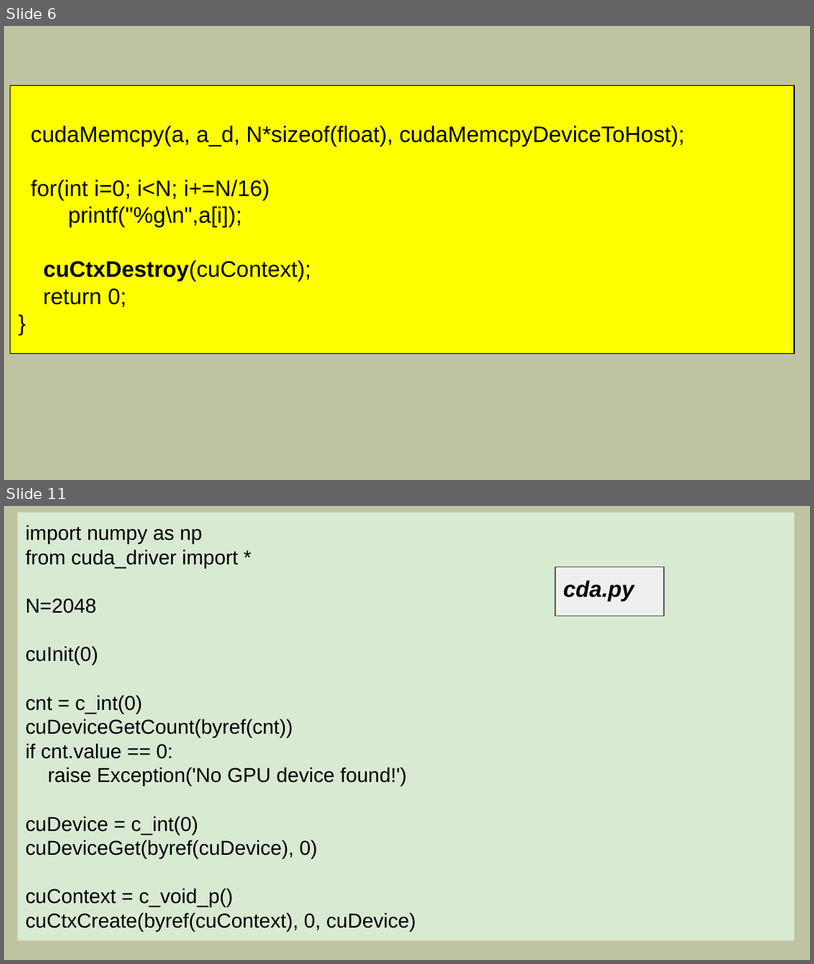
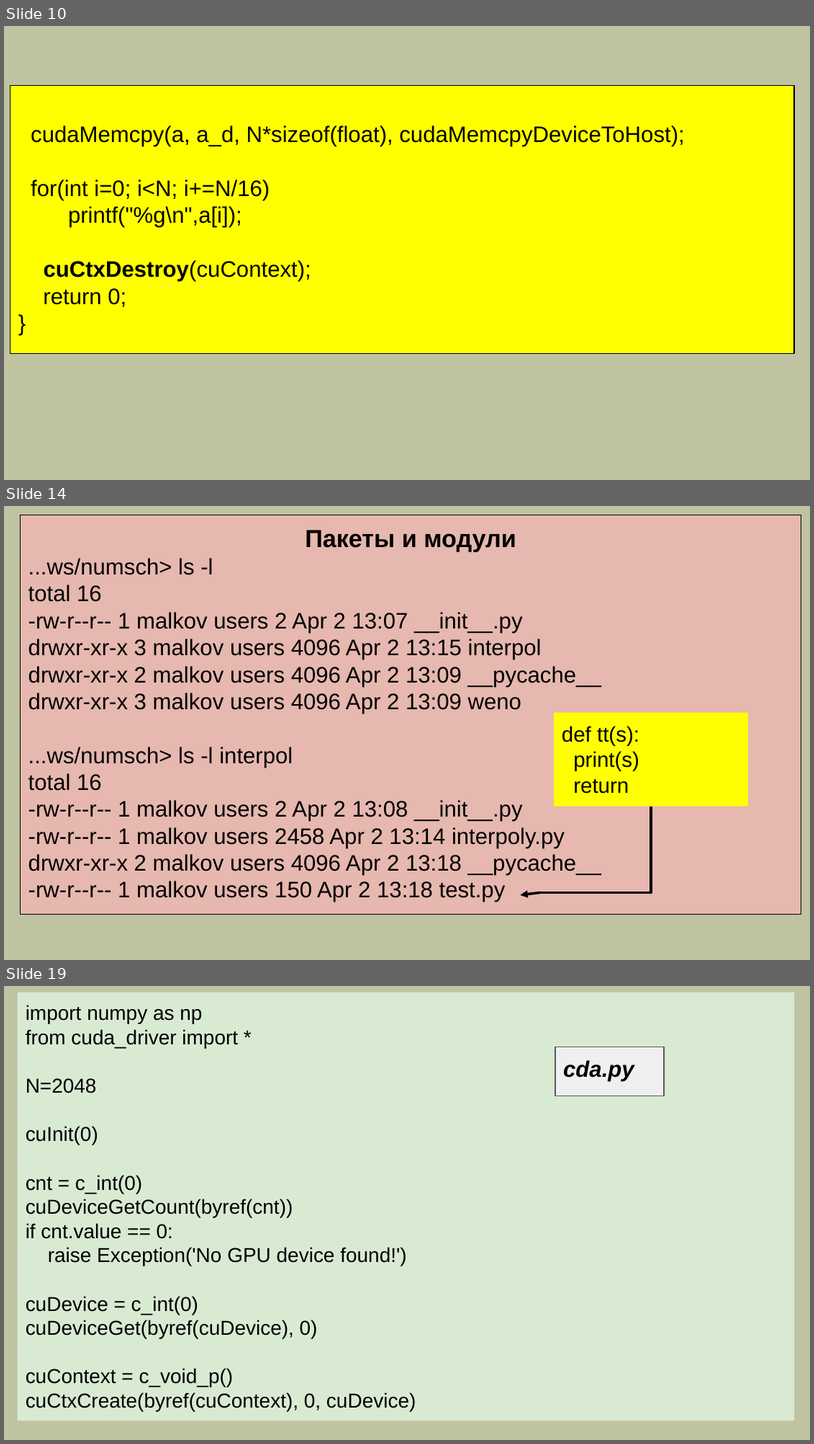
Before and after one commit to mlkv52/sibsutis_cuda_bachelors-2025, a slide deck: Лекции/pptx/Лекция9-ПГП-2025.pptx. Shown one above the other, each under a label of ours: slides 6 and 11 before the commit, slides 10, 14 and 19 after it; the slides between them are not shown. The pictures are 814x964 and 814x1444 pixels, drawn with LibreOffice and Linux fonts; fonts in the diff are those of the drawing. Boxes give left, top, right and bottom in pixels: in the first picture for what was removed or moved away, otherwise in the second. Text is boxed around its words. In the diff, an @@ line names an element or a change of style, - is before the commit and + after.

```diff
--- a/Лекции/pptx/Лекция9-ПГП-2025.pptx
+++ b/Лекции/pptx/Лекция9-ПГП-2025.pptx
@@ slide 14 added at bbox=[4, 506, 810, 960], background #C0C3A1 @@
@@ rectangle added at bbox=[20, 515, 802, 914], fill #E6B8AF, outline #000000 0.75 pt, 20 pt, text #000000 @@
+Пакеты и модули
+...ws/numsch> ls -l
+total 16
+-rw-r--r-- 1 malkov users 2 Apr 2 13:07 __init__.py
+drwxr-xr-x 3 malkov users 4096 Apr 2 13:15 interpol
+drwxr-xr-x 2 malkov users 4096 Apr 2 13:09 __pycache__
+drwxr-xr-x 3 malkov users 4096 Apr 2 13:09 weno
+...ws/numsch> ls -l interpol
+total 16
+-rw-r--r-- 1 malkov users 2 Apr 2 13:08 __init__.py
+-rw-r--r-- 1 malkov users 2458 Apr 2 13:14 interpoly.py
+drwxr-xr-x 2 malkov users 4096 Apr 2 13:18 __pycache__
+-rw-r--r-- 1 malkov users 150 Apr 2 13:18 test.py
@@ rectangle added at bbox=[554, 713, 748, 806], fill #FFFF00, 19 pt, text #000000 @@
+def tt(s):
+print(s)
+return
@@ elbow line added from (651, 806) to (538, 892), #000000 2.25 pt @@
@@ arrow added from (540, 892) to (520, 895), #000000 2.25 pt @@
@@ what was slide 6 is now slide 10 @@
@@ what was slide 11 is now slide 19 @@
```
Also in this commit, not shown: 4 slides changed, 9 other slides added, 2 slides removed.
